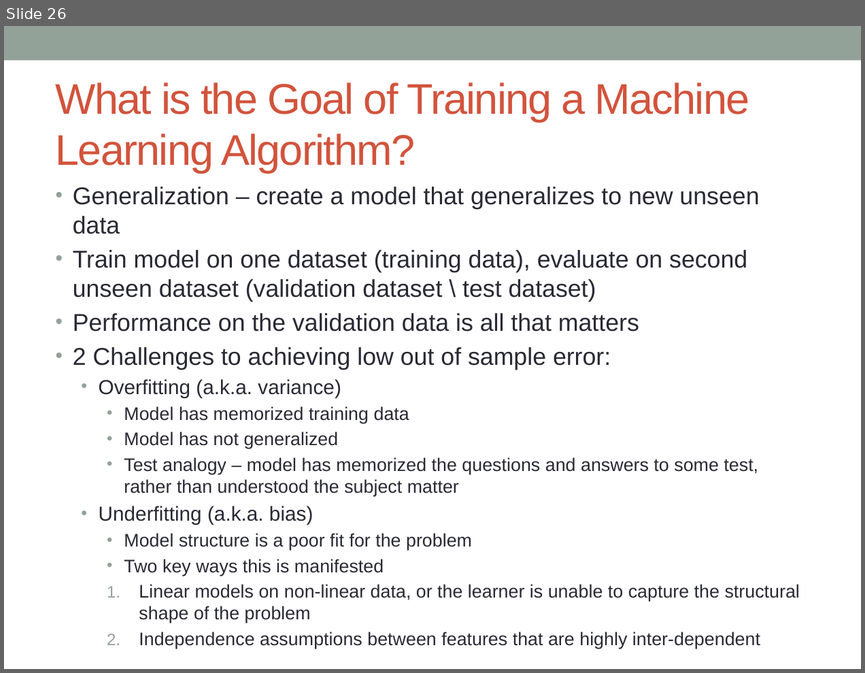
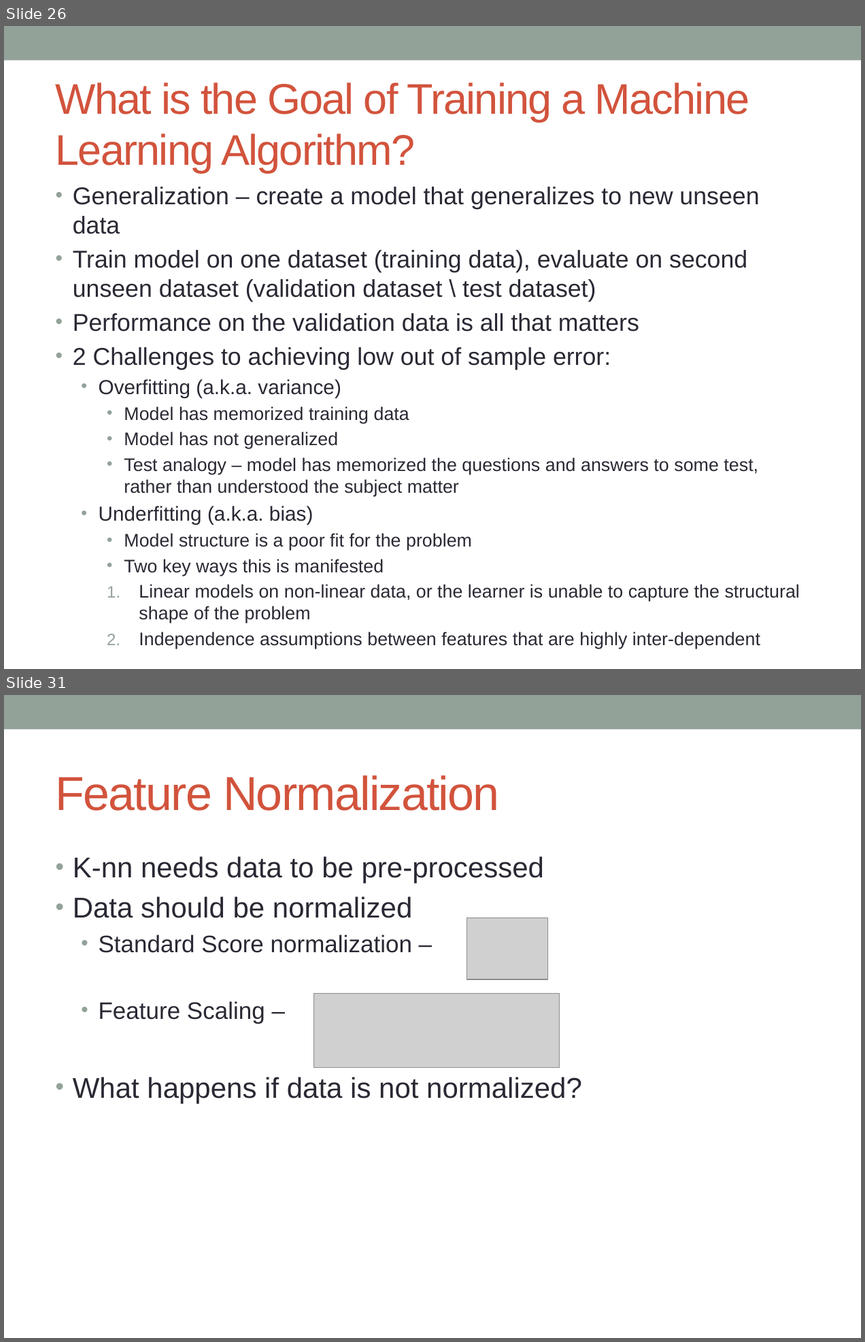
Before and after one commit to simonhughes22/IPD-Data-Science-Course, a slide deck: Machine Learning/Machine Learning Slides.pptx. Shown one above the other, each under a label of ours: slide 26 before the commit, slides 26 and 31 after it; the slides between them are not shown. The pictures are 865x673 and 865x1342 pixels, drawn with LibreOffice and Linux fonts; fonts in the diff are those of the drawing; grey boxes stand for pictures. Boxes give left, top, right and bottom in pixels: in the first picture for what was removed or moved away, otherwise in the second. Text is boxed around its words. In the diff, an @@ line names an element or a change of style, - is before the commit and + after.

```diff
--- a/Machine Learning/Machine Learning Slides.pptx
+++ b/Machine Learning/Machine Learning Slides.pptx
@@ slide 31 added at bbox=[4, 695, 861, 1338], background #FFFFFF; not listed: 1 template element that a slide beside it also shows @@
@@ title added at bbox=[56, 775, 500, 811], 40 pt, text #D2533C @@
+Feature Normalization
@@ text added at bbox=[73, 856, 582, 1103], 24 pt, text #292934 @@
+• K-nn needs data to be pre-processed
+• Data should be normalized
+  • Standard Score normalization –
+  • Feature Scaling –
+• What happens if data is not normalized?
@@ picture added at bbox=[466, 918, 548, 979] @@
@@ picture added at bbox=[314, 993, 559, 1068] @@
```
Also in this commit, not shown: 5 other slides added.
